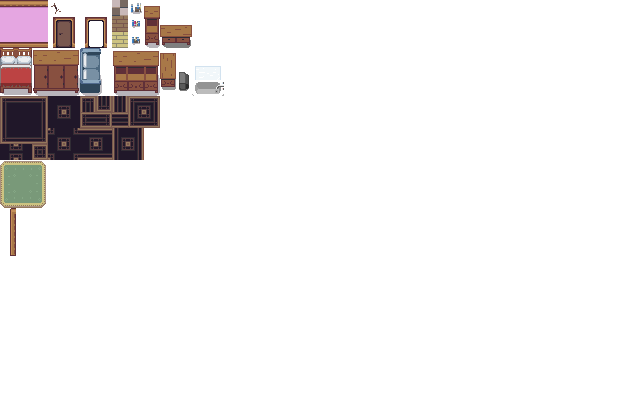
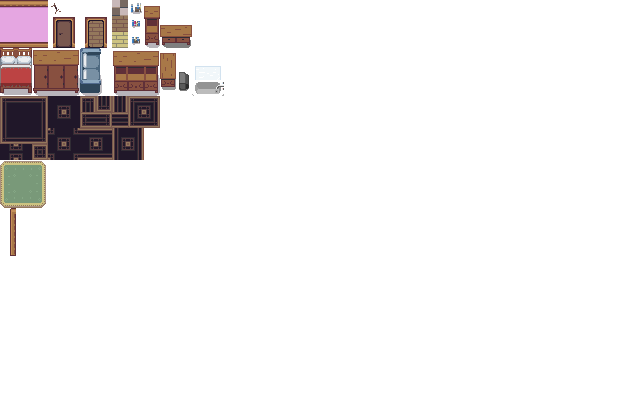
Layer changes from the first w=640, h=400 image to the second:
added layer "Ebene 23 Kopie" above "Ebene 23" over (89, 32, 103, 47)
added layer "Ebene 23" above "Ebene 10" over (89, 21, 103, 32)
